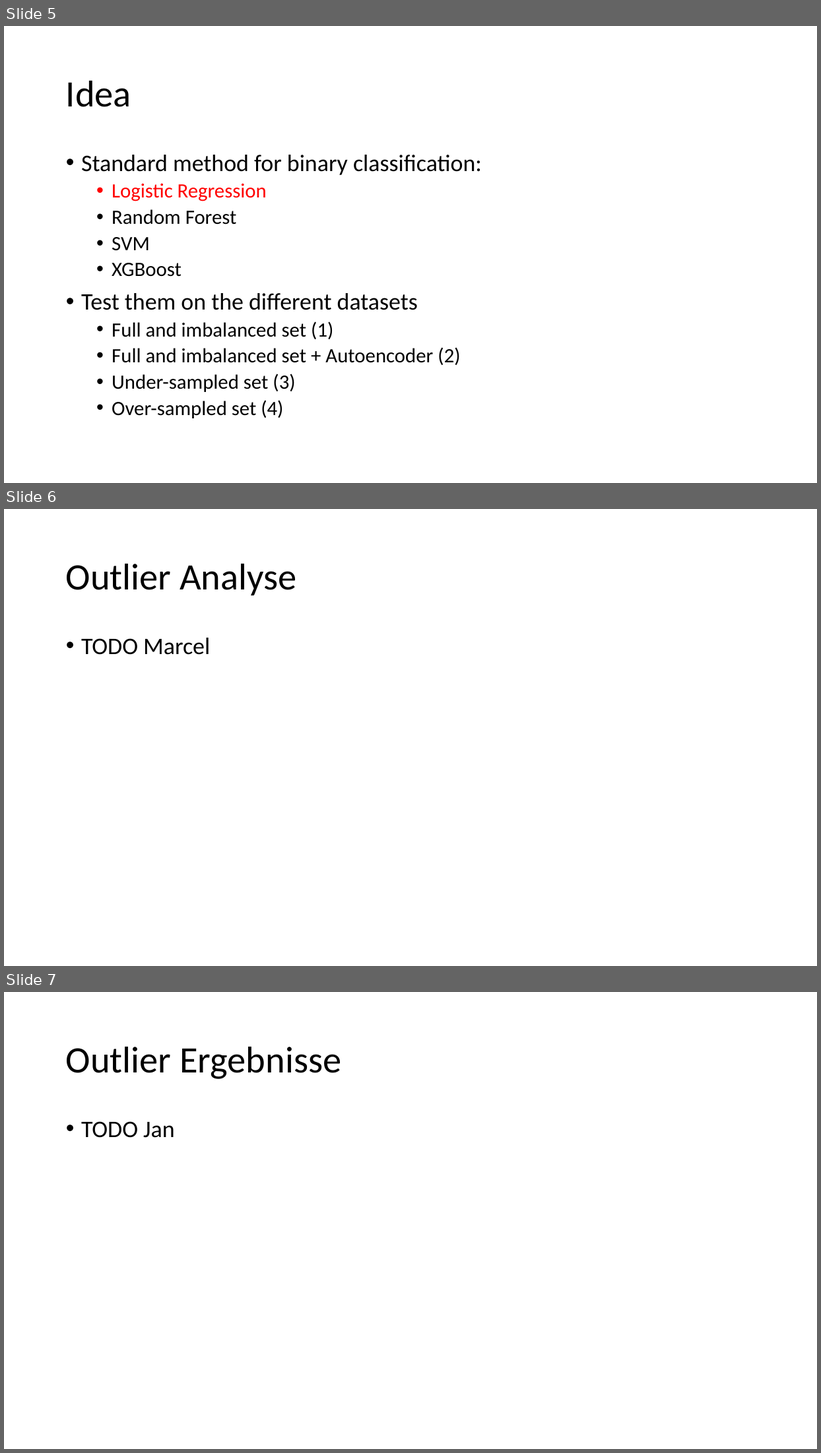
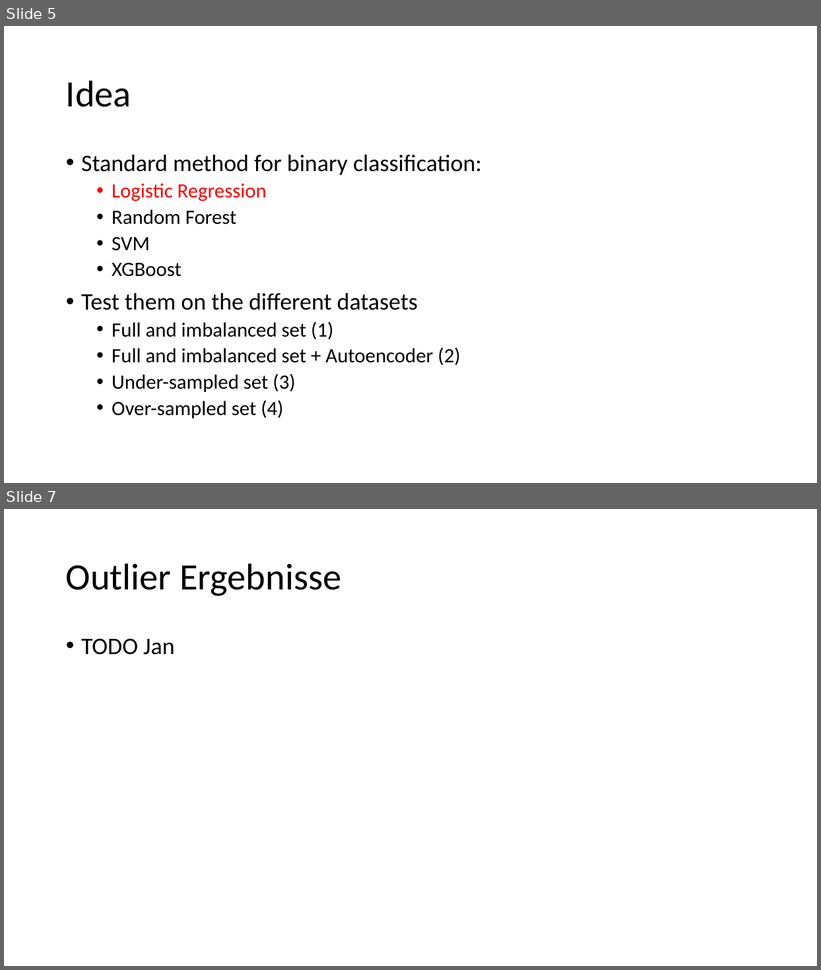
Before and after one commit to janedoesrepo/Autoencoder-ImbalancedCreditData, a slide deck: reports/presentation_draft_v1.pptx. Shown one above the other, each under a label of ours: slides 5, 6 and 7 before the commit, slides 5 and 7 after it; the slides between them are not shown. The pictures are 821x1453 and 821x970 pixels, drawn with LibreOffice and Linux fonts; fonts in the diff are those of the drawing. Boxes give left, top, right and bottom in pixels: in the first picture for what was removed or moved away, otherwise in the second. Text is boxed around its words. In the diff, an @@ line names an element or a change of style, - is before the commit and + after.

```diff
--- a/reports/presentation_draft_v1.pptx
+++ b/reports/presentation_draft_v1.pptx
@@ slide 6 removed at (4,509,817,966), background #FFFFFF @@
@@ title removed at (66,563,296,595) @@
-Outlier Analyse
@@ text removed at (81,638,210,655) @@
-• TODO Marcel
```
Also in this commit, not shown: 1 slide added.
